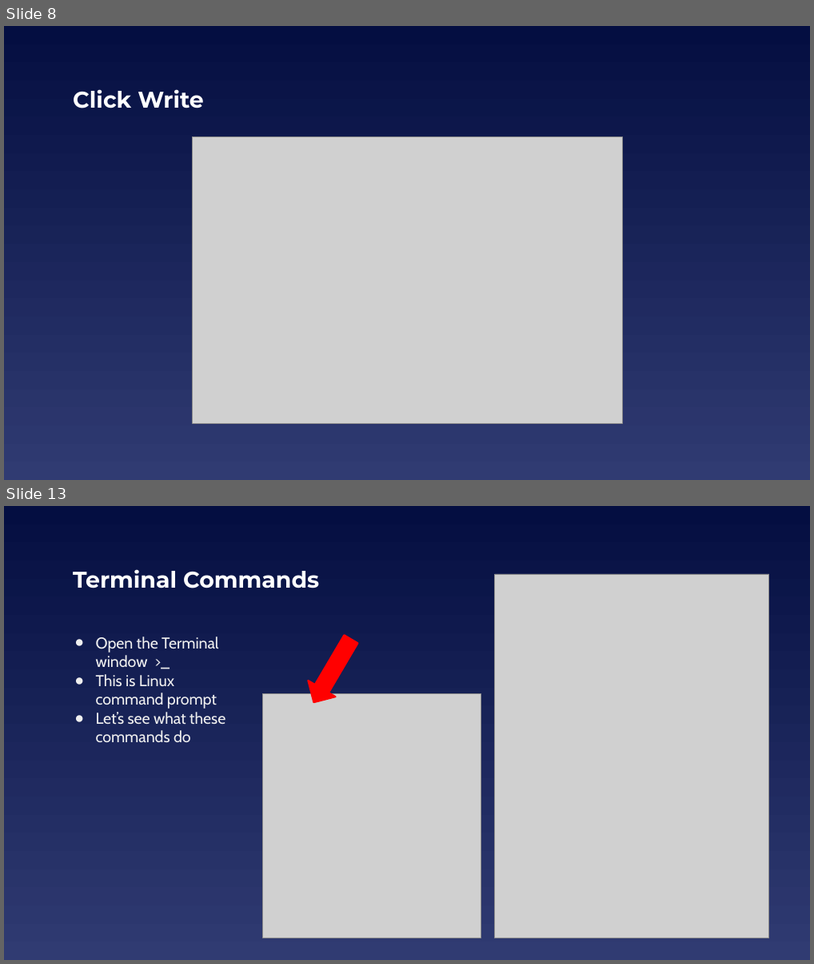
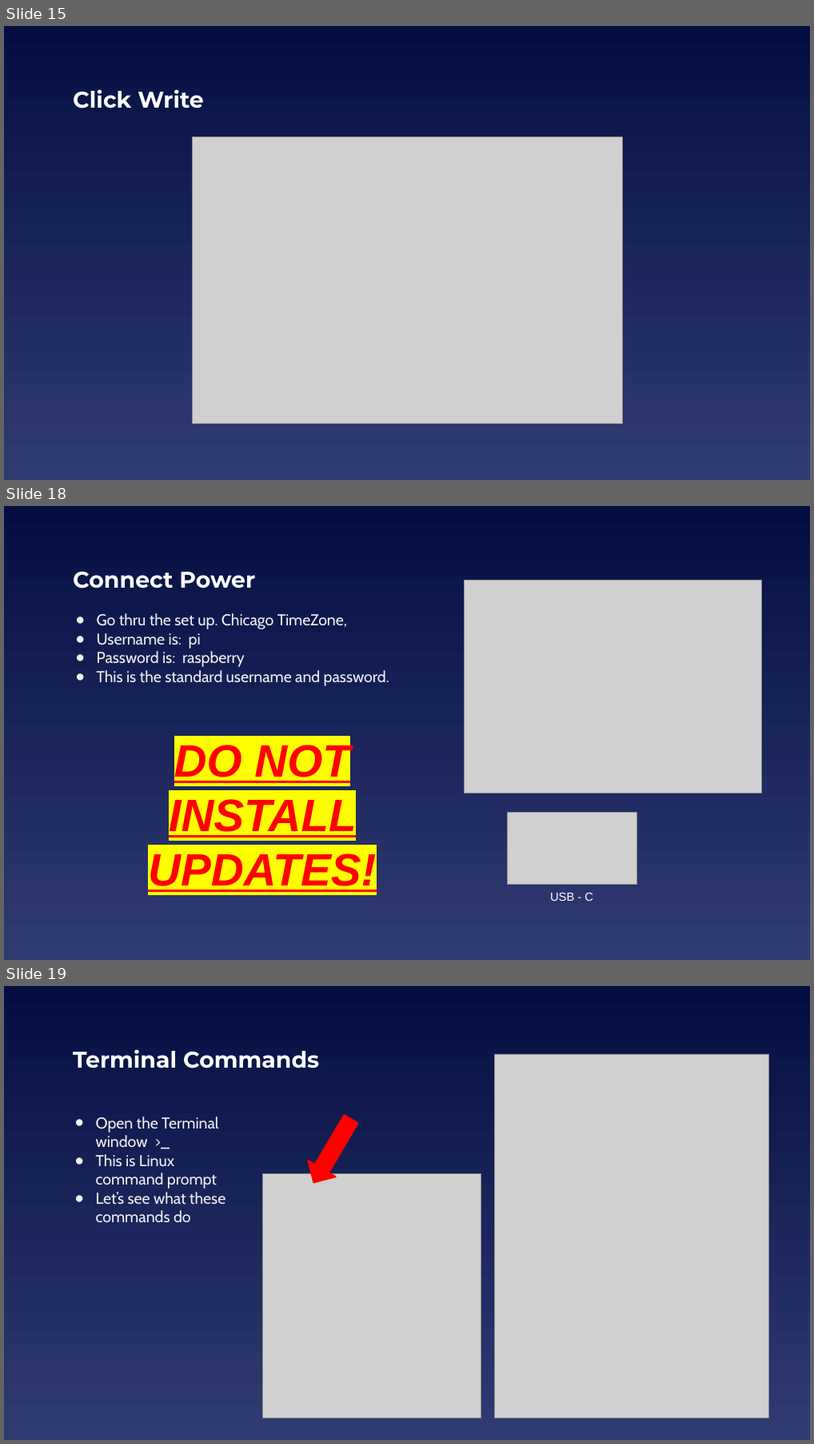
Before and after one commit to EELabMan/Raspberry-Pi-Intro, a slide deck: Raspberry Pi Intro.pptx. Shown one above the other, each under a label of ours: slides 8 and 13 before the commit, slides 15, 18 and 19 after it; the slides between them are not shown. The pictures are 814x964 and 814x1444 pixels, drawn with LibreOffice and Linux fonts; fonts in the diff are those of the drawing; grey boxes stand for pictures. Boxes give left, top, right and bottom in pixels: in the first picture for what was removed or moved away, otherwise in the second. Text is boxed around its words. In the diff, an @@ line names an element or a change of style, - is before the commit and + after.

```diff
--- a/Raspberry Pi Intro.pptx
+++ b/Raspberry Pi Intro.pptx
@@ slide 18 added at (4, 506, 810, 960), background gradient #040E41 to #303B72 @@
@@ title added at (73, 571, 255, 588), 27 pt, text #FFFFFF, bold @@
+Connect Power
@@ picture added at (465, 580, 762, 792) @@
@@ text added at (97, 613, 390, 686), 18.7 pt, text #EFEFEF @@
+● Go thru the set up. Chicago TimeZone,
+● Username is: pi
+● Password is: raspberry
+● This is the standard username and password.
@@ text added at (148, 744, 376, 892), 54 pt, text #FF0000, bold, italic, underline @@
+DO NOT INSTALL UPDATES!
@@ picture added at (508, 812, 638, 884) @@
@@ text added at (550, 892, 594, 900), 14 pt, text #FFFFFF @@
+USB - C
@@ what was slide 8 is now slide 15 @@
@@ what was slide 13 is now slide 19 @@
```
Also in this commit, not shown: 9 slides changed, 6 other slides added, 1 slide removed, 2 other files.
